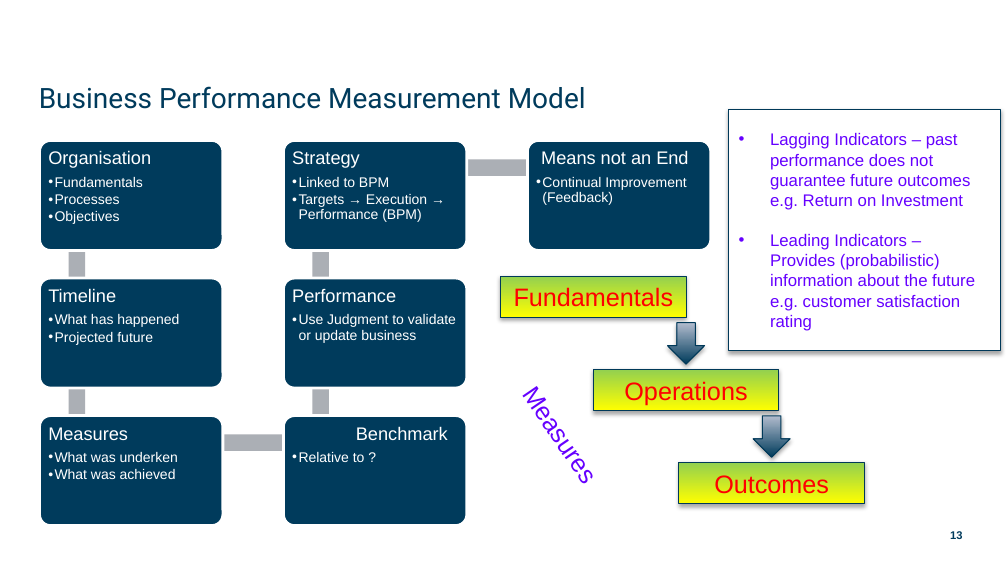
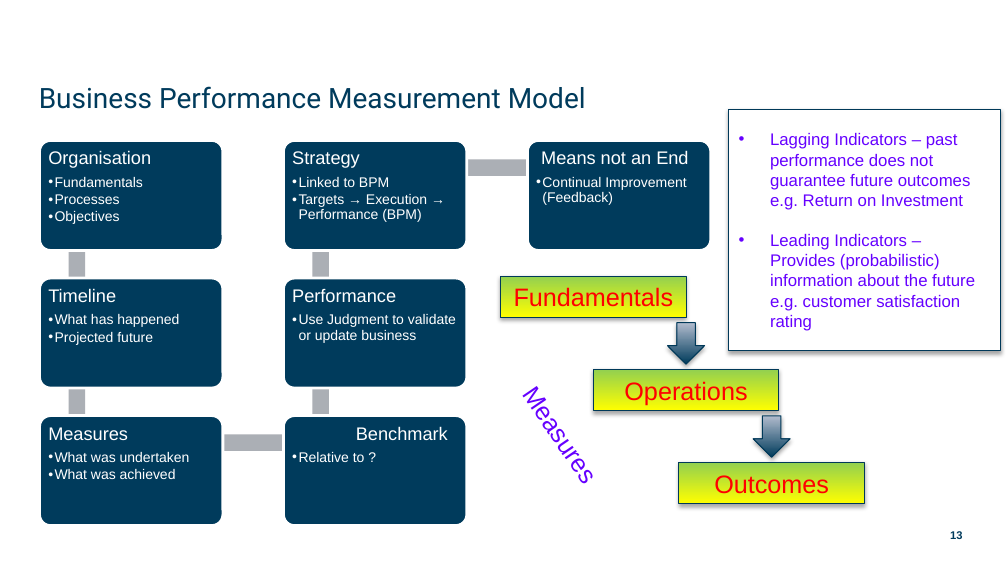
Before and after one commit to munishkumar-gh/munishkumar-gh.github.io, a slide deck: slide 13 of SuSS/ANL201 Study Unit 1_2021 - Lecturer.pptx. Drawn at 1008x567 pixels with LibreOffice and Linux fonts; fonts in the diff are those of the drawing; background and template pictures are left out. Boxes give left, top, right and bottom in pixels: in the first picture for what was removed or moved away, otherwise in the second. Text is boxed around its words. In the diff, an @@ line names an element or a change of style, - is before the commit and + after.

Commit message:
Update

```diff
--- a/SuSS/ANL201 Study Unit 1_2021 - Lecturer.pptx
+++ b/SuSS/ANL201 Study Unit 1_2021 - Lecturer.pptx
@@ text at bbox=[55, 452, 190, 462]: text changed @@
-  • What was underken
+  •• What was undertaken
```
